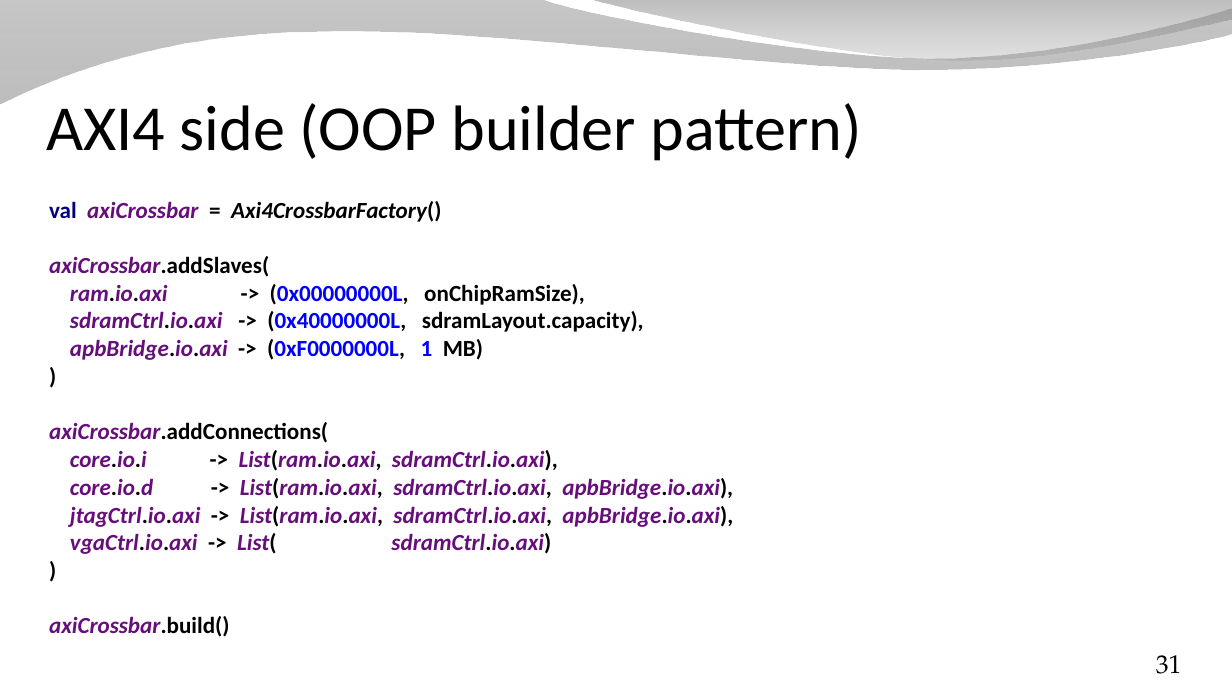
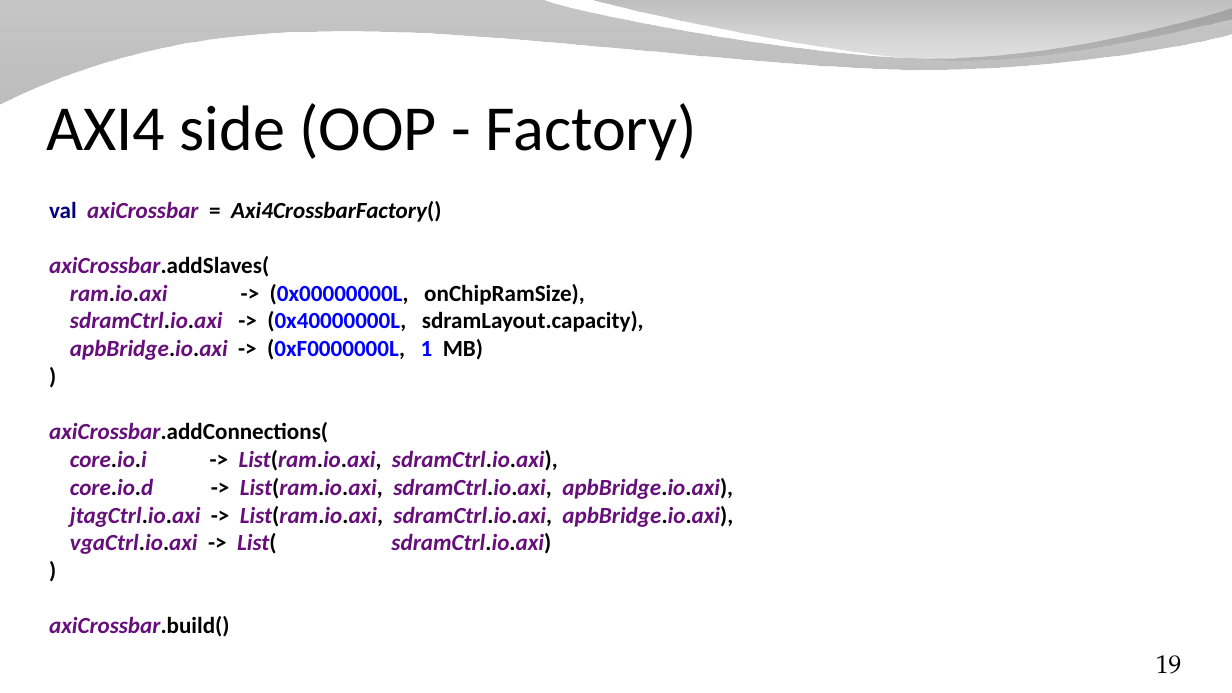
Before and after one commit to SpinalHDL/SpinalDoc, a slide deck: slide 19 of presentation/en/presentation_move_forward_short.odp (slide 31 before the commit). Drawn at 1232x693 pixels with LibreOffice and Linux fonts; fonts in the diff are those of the drawing; background and template pictures are left out. Boxes give left, top, right and bottom in pixels: in the first picture for what was removed or moved away, otherwise in the second. Text is boxed around its words. In the diff, an @@ line names an element or a change of style, - is before the commit and + after.

```diff
--- a/presentation/en/presentation_move_forward_short.odp
+++ b/presentation/en/presentation_move_forward_short.odp
@@ title at (46,103,697,161): text changed @@
-AXI4 side (OOP builder pattern)
+AXI4 side (OOP - Factory)
@@ page number at (1156,655,1182,674): text changed @@
-31
+19
```
Also in this commit, not shown: 6 other slides changed, 2 slides added, 1 slide removed, 1 other file.
